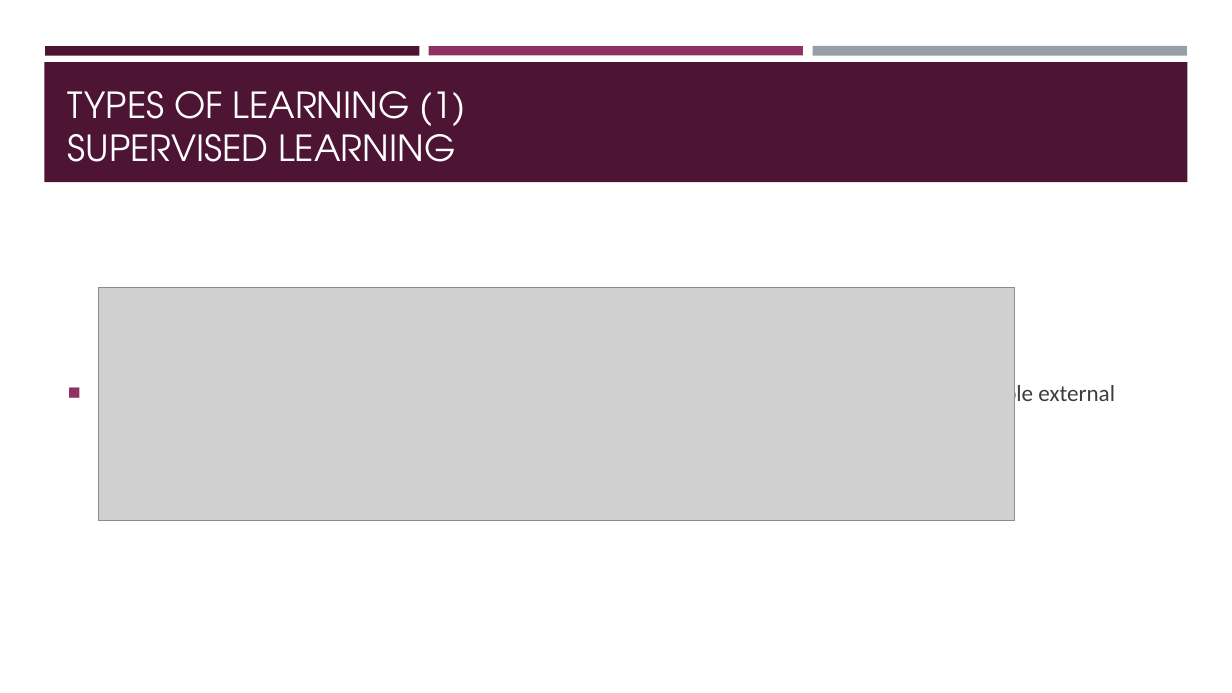
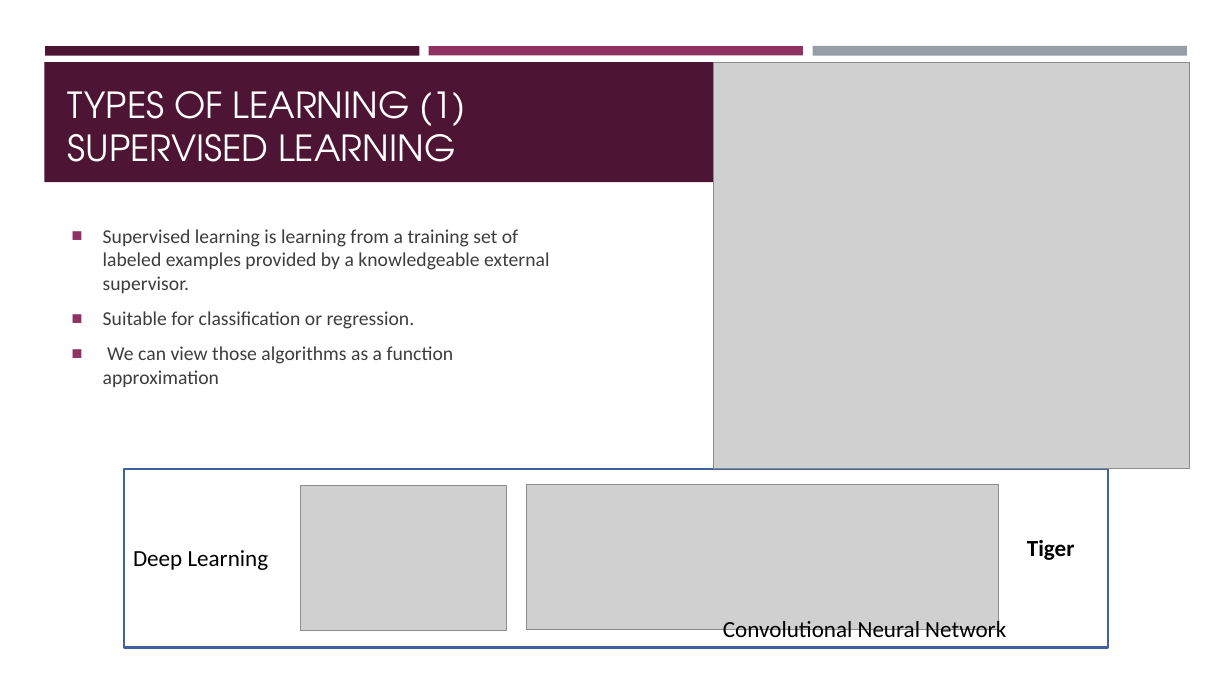
Before and after one commit to Boty22/Global-AI-Bootcamp-DRL, a slide deck: slide 5 of From RL to DRL.pptx. Drawn at 1232x693 pixels with LibreOffice and Linux fonts; fonts in the diff are those of the drawing; grey boxes stand for pictures. Boxes give left, top, right and bottom in pixels: in the first picture for what was removed or moved away, otherwise in the second. Text is boxed around its words. In the diff, an @@ line names an element or a change of style, - is before the commit and + after.

```diff
--- a/From RL to DRL.pptx
+++ b/From RL to DRL.pptx
@@ picture added at <box>714,62,1190,469</box> @@
@@ text "Supervised learning is learning from ..." at <box>103,229,549,387</box>: vertical alignment middle to top @@
@@ text at <box>103,229,549,293</box>: size 18 to 15.3 pt in "Supervised learning is learning from a training ..." @@
@@ picture removed at <box>99,287,1016,520</box> @@
@@ text at <box>103,311,454,387</box>: paragraphs added @@
+■ Suitable for classification or regression.
+■ We can view those algorithms as a function approximation
@@ group added at <box>124,470,1108,648</box>: 3 texts, 2 pictures, 1 rectangle @@
+Tiger
+Deep Learning
+Convolutional Neural Network
```
Also in this commit, not shown: 6 other slides changed, 2 other files.
